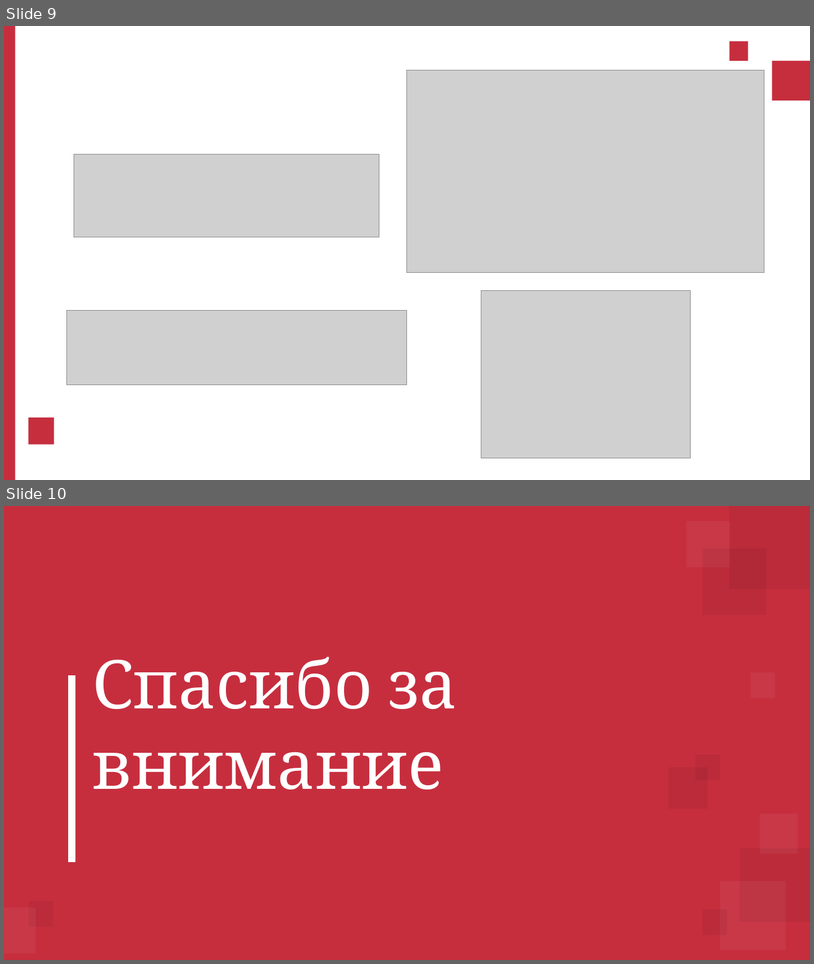
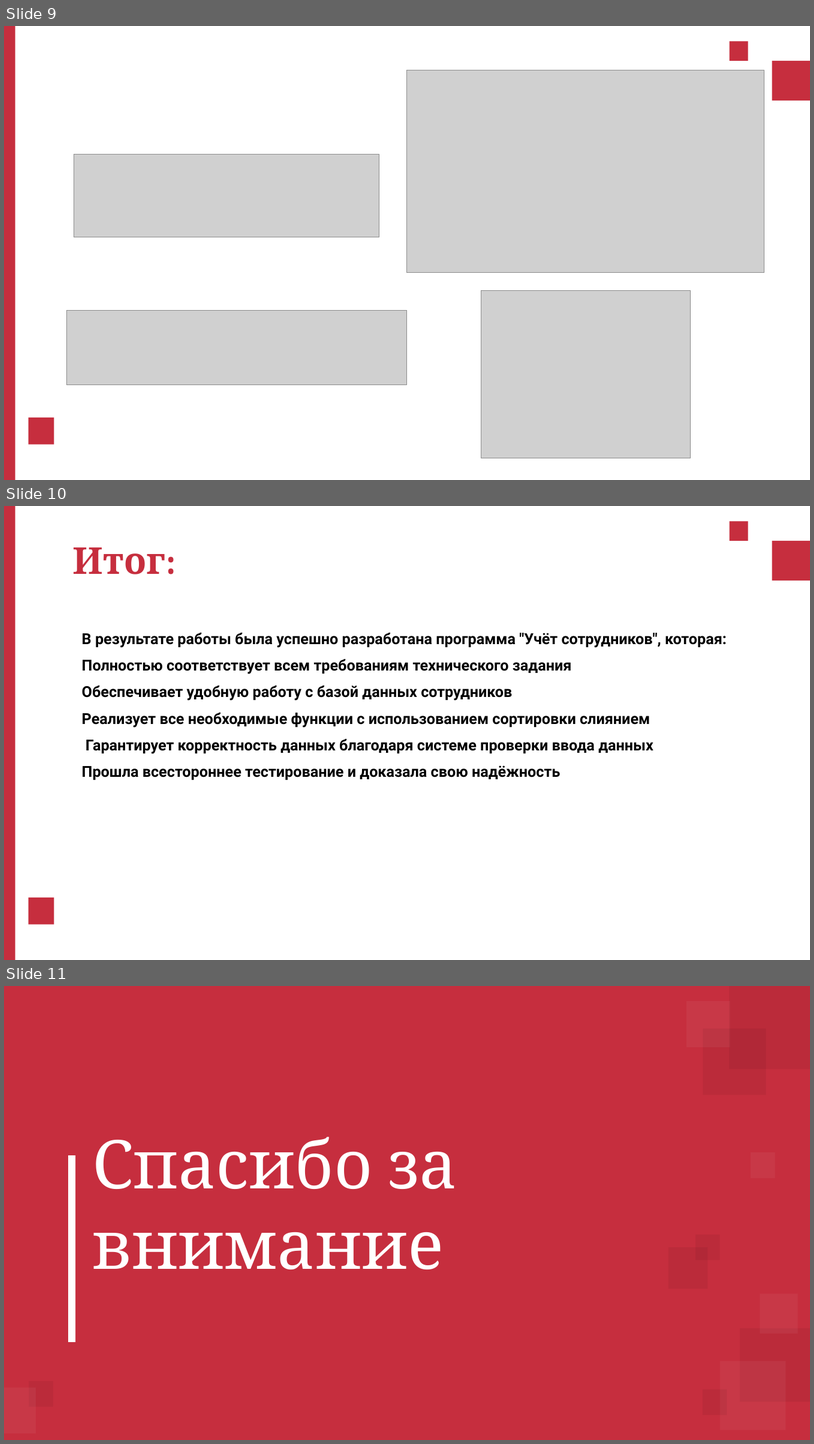
Before and after one commit to nashua43/Ychet_sotrudnikov, a slide deck: Презентация Витухина.pptx. Shown one above the other, each under a label of ours: slides 9 and 10 before the commit, slides 9, 10 and 11 after it. The pictures are 814x964 and 814x1444 pixels, drawn with LibreOffice and Linux fonts; fonts in the diff are those of the drawing; grey boxes stand for pictures; background and template pictures are left out. Boxes give left, top, right and bottom in pixels: in the first picture for what was removed or moved away, otherwise in the second. Text is boxed around its words. In the diff, an @@ line names an element or a change of style, - is before the commit and + after.

```diff
--- a/Презентация Витухина.pptx
+++ b/Презентация Витухина.pptx
@@ slide 10 added at [4, 506, 810, 960], background #FFFFFF; not listed: 4 template elements that a slide beside it also shows @@
@@ title added at [72, 547, 165, 574], 44 pt, text #C62E3E, bold @@
+Итог:
@@ text added at [82, 632, 727, 780], 18 pt, text #000000, bold @@
+В результате работы была успешно разработана программа "Учёт сотрудников", которая:
+Полностью соответствует всем требованиям технического задания
+Обеспечивает удобную работу с базой данных сотрудников
+Реализует все необходимые функции с использованием сортировки слиянием
+Гарантирует корректность данных благодаря системе проверки ввода данных
+Прошла всестороннее тестирование и доказала свою надёжность
@@ what was slide 10 is now slide 11 @@
```
Also in this commit, not shown: 2 slides changed, 1 other slide added, 1 slide removed.
